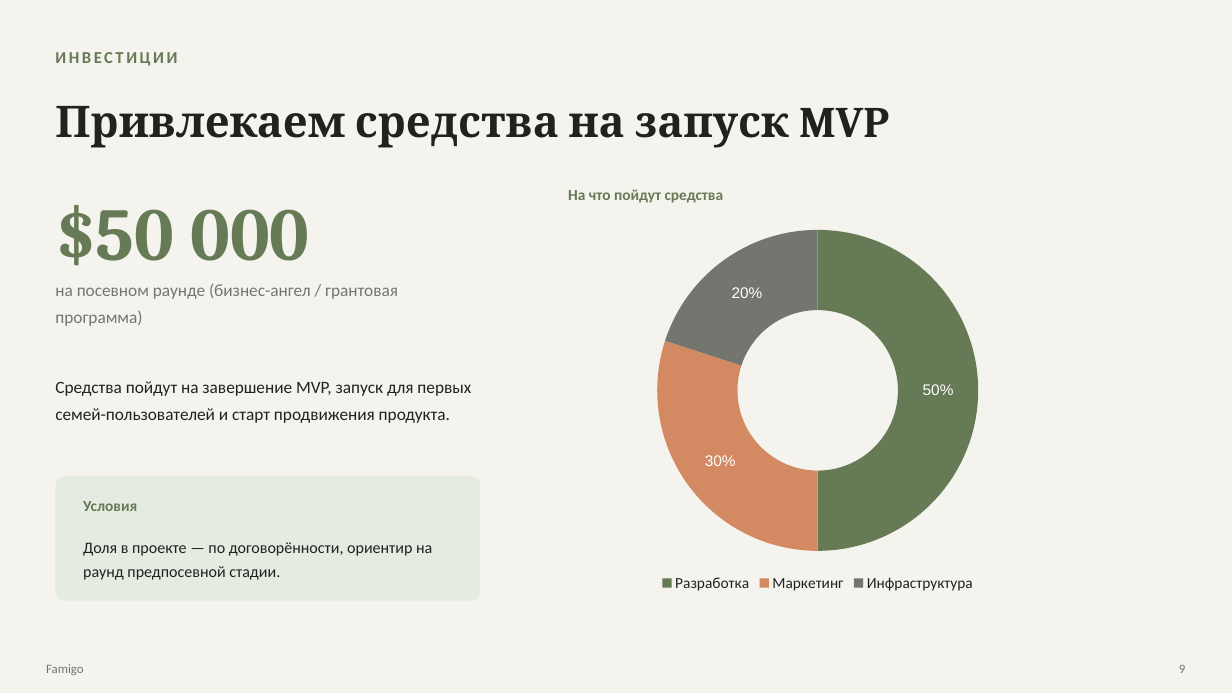
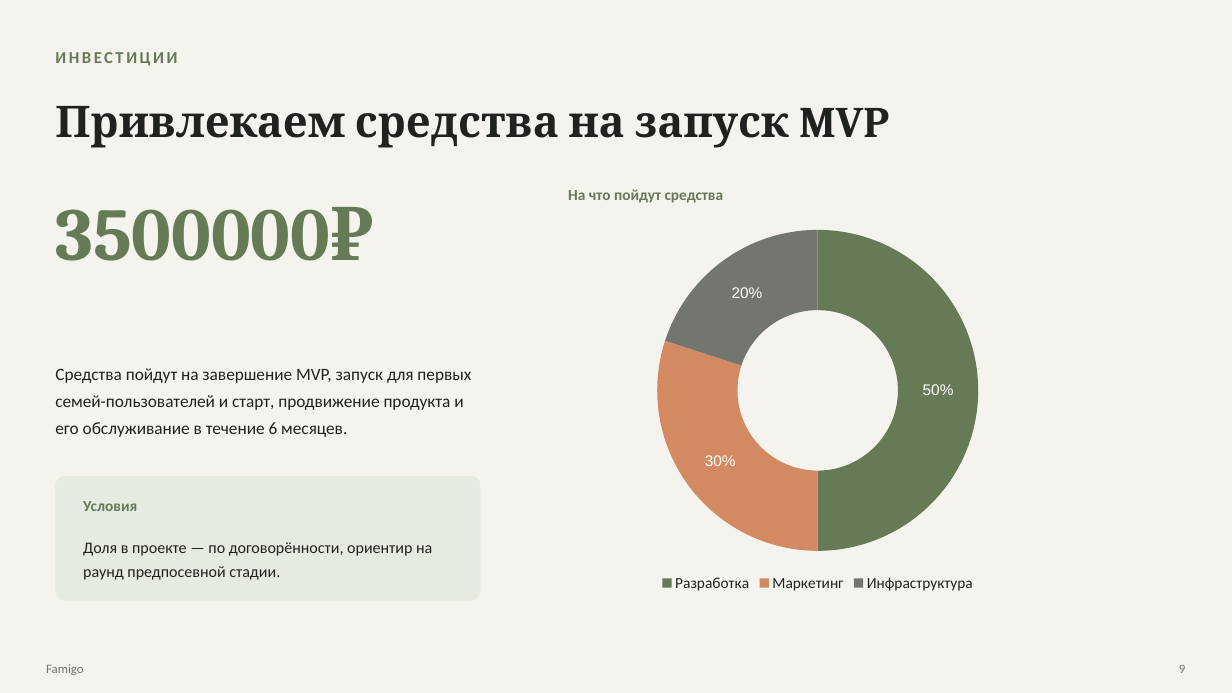
Before and after one commit to ATE826/Famigo, a slide deck: slide 9 of _docs/2nd semester/week-4/Famigo_pitch_deck.pptx. Drawn at 1232x693 pixels with LibreOffice and Linux fonts; fonts in the diff are those of the drawing. Boxes give left, top, right and bottom in pixels: in the first picture for what was removed or moved away, otherwise in the second. Text is boxed around its words. In the diff, an @@ line names an element or a change of style, - is before the commit and + after.

```diff
--- a/_docs/2nd semester/week-4/Famigo_pitch_deck.pptx
+++ b/_docs/2nd semester/week-4/Famigo_pitch_deck.pptx
@@ text at bbox=[55, 207, 374, 261]: text changed @@
-$50 000
+3500000₽
@@ text removed at bbox=[55, 283, 398, 326] @@
-на посевном раунде (бизнес-ангел / грантовая программа)
@@ text at bbox=[55, 368, 471, 437]: text changed @@
-Средства пойдут на завершение MVP, запуск для первых семей-пользователей и старт продвижения продукта.
+Средства пойдут на завершение MVP, запуск для первых семей-пользователей и старт, продвижение продукта и его обслуживание в течение 6 месяцев.
```
Also in this commit, not shown: 5 other slides changed, 41 other files.
